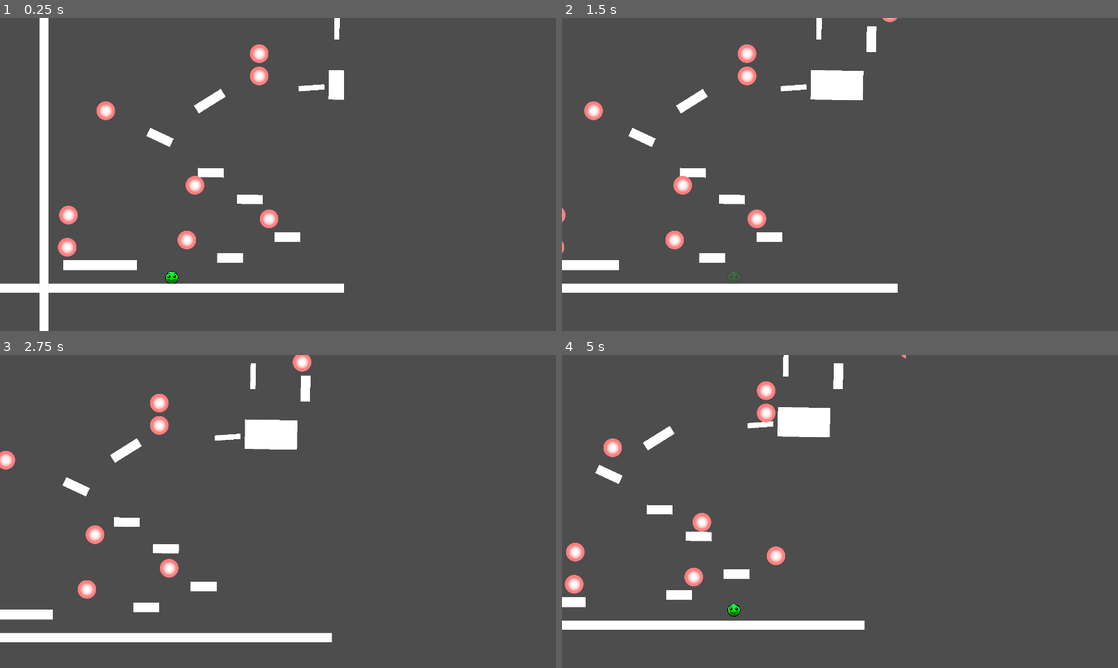
Above: before the commit, frames 1-4 (two rows, left to right).
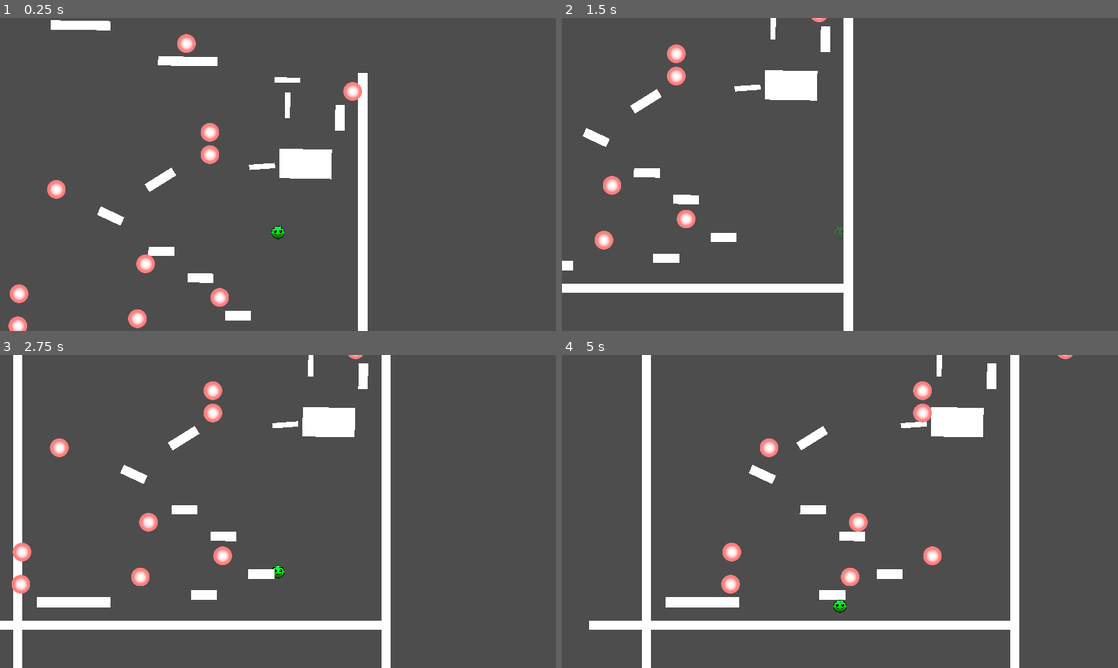
Above: after the commit, the same moments.

Repository: ReusableChopsticks/BreakoutBossfight
Game: Godot game, scene res://scenes/level_1/level.tscn
Same seed, same stepped clock (60 frames per second), same inputs: the game is played once before the commit and once after it. Before the commit the project starts from res://scenes/ui/OLD_game_display.tscn.
Inputs:
- Up to frame 1 (0.25 s): no input
- Up to frame 2 (1.5 s): hold Z (jump) 0.53-1.28 s; hold Right (move_right) from 0.53 s (still down); tap C (dash) at 1.35 s
- Up to frame 3 (2.75 s): tap Z (jump) at 1.52, 1.55, 1.82 s; release Right (move_right) at 2.03 s; hold Left (move_left) from 2.03 s (still down); hold Z (jump) from 2.03 s (still down)
- Up to frame 4 (5 s): release Left (move_left) at 2.78 s; release Z (jump) at 2.78 s; hold Right (move_right) 2.78-4.28 s; tap C (dash) at 2.85, 4.35 s; tap Z (jump) at 3.02, 3.05, 3.32, 4.52, 4.55, 4.82 s; hold Z (jump) 3.53-4.28 s; hold Left (move_left) from 4.28 s (still down)

The runs differ from the first frame. In frame 1, 12% of the frame differs, in the area x 0-67%, y 0-100%; in frame 2, 7.5%; in frame 3, 14%, in the area x 0-71%, y 0-100%; in frame 4, 11%.

Commit message:
wall jump with bugs
TODO: holding jump between walls will chain x velocity switches and make you bounce the other way automatically

Diff:
--- a/entities/player/player.gd
+++ b/entities/player/player.gd
@@ -2,6 +2,7 @@
 
 #region Movement
 @export_group("Movement")
+@export_subgroup("Basic Controls")
 # base move speed
 @export var move_speed = 200
 @export var jump_velocity = -400.0
@@ -12,6 +13,14 @@
 @export_range(0.0, 1.0) var friction_lerp: float = 1
 # how fast you stop in air
 @export_range(0.0, 1.0) var air_friction_lerp: float = 1
+@export_subgroup("Wall Jump")
+@export var wall_jump_pushback = 300.0
+@export_range(0.0, 1.0) var wall_slide_lerp: float = 1
+@export var max_wall_slide_velocity: float = 1000
+var has_wall_jump_buffer: bool = false
+# touching left (>0) or right wall (<0)
+var wall_normal = Vector2.ZERO
+
 @export_subgroup("Apex Bonuses")
 # how much to cut off your y velocity after releasing jump / hit ceiling
 @export_range(0, 1) var release_cancel_mult: float = 0.2
@@ -32,6 +41,7 @@
 @onready var jump_hold_timer: Timer = $Timers/JumpHoldTimer
 @onready var coyote_timer: Timer = $Timers/CoyoteTimer
 @onready var buffer_timer: Timer = $Timers/BufferTimer
+@onready var wall_jump_buffer_timer: Timer = $Timers/WallJumpBufferTimer
 # this is not for character animation, but controls dash timings precisely
 @onready var dash_anim: AnimationPlayer = $Animators/DashAnimationPlayer
 
@@ -45,6 +55,7 @@
 var is_dashing = false
 # tracks if floor has just been left
 var last_floor
+var last_wall
 # left (-1) or right (1)
 var facing_dir = 1
 #endregion
@@ -57,18 +68,27 @@
 	handle_coyote()
 	handle_buffer()
 
+#region Jump
 # handles has_coyote variable
 func handle_coyote():
 	# detect the frame the player leaves the floor
 	if last_floor == true and is_on_floor() == false:
 		has_coyote = true
 		coyote_timer.start()
+	# detect the frame the player leaves a wall
+	elif last_wall == true and is_on_wall_only() == false:
+		has_coyote = true
+		coyote_timer.start()
 	last_floor = is_on_floor()
+	last_wall = is_on_wall_only()
 
 func handle_buffer():
 	if Input.is_action_just_pressed("jump") and not is_on_floor():
 		has_buffer = true
 		buffer_timer.start()
+	elif Input.is_action_just_pressed("jump") and is_on_wall_only():
+		has_wall_jump_buffer = true
+		wall_jump_buffer_timer.start()
 
 func handle_jump():
 	# jump if on floor or coyote time active
@@ -87,24 +107,55 @@
 
 func execute_jump():
 	is_jumping = true
-	velocity.y = jump_velocity * 2
+	velocity.y = jump_velocity
 	can_hold_jump = true
 	jump_hold_timer.start()
 	has_coyote = false
+	has_buffer = false
 
 func release_jump():
 	is_jumping = false
+	is_wall_jumping = false
 	can_hold_jump = false
 	velocity.y *= release_cancel_mult
+#endregion
+
+#region WallJump
+var wall_jump_time = 0
+var is_wall_jumping = false
+var last_wall_normal = Vector2.ZERO
+func handle_wall_jump():
+	print("norm: " + str(wall_normal.x))
+	print("last: " + str(last_wall_normal.x))
+	if is_wall_jumping:
+		if wall_normal.x != last_wall_normal.x:
+			release_jump()
+		else:
+			velocity.x = wall_jump_pushback * last_wall_normal.x
+	if is_on_wall_only():
+		# wall slide
+		if (Input.is_action_pressed("move_left") or Input.is_action_pressed("move_right")):
+			velocity.y = lerpf(velocity.y, max_wall_slide_velocity, wall_slide_lerp)
+		if Input.is_action_just_pressed("jump") or has_buffer or has_coyote:
+			execute_jump()
+			is_wall_jumping = true
+			last_wall_normal = wall_normal
+			$Timers/WallJumpXBoostTimer.start()
+#endregion
 
 func handle_gravity(delta):
 	# only apply gravity multiplier if within jump apex
-	var y_apex_mod = apex_grav_multiplier if velocity.y < apex_range and velocity.y > -apex_range else 1
+	var y_apex_mod = apex_grav_multiplier if (
+				velocity.y < apex_range
+				and velocity.y > -apex_range
+				and not is_on_wall()
+						) else 1
 	# upon jump release, add force downwards
 	if not Input.is_action_pressed("jump") and velocity.y < 0:
 		release_jump()
 	# apply gravity if in air while clamping to max fall speed
 	if not is_on_floor():
+		# basically unlimited up velocity explaining the -999999
 		velocity.y = clampf(velocity.y + (gravity * delta * y_apex_mod), -999999, max_fall_velocity)
 
 func handle_direction():
@@ -123,6 +174,7 @@
 	if velocity.y < apex_range and velocity.y > -apex_range and velocity.y != 0:
 		velocity.x = lerpf(velocity.x, velocity.x * apex_x_multiplier, 0.5)
 
+#region Dash
 func handle_dash():
 	if Input.is_action_just_pressed("dash") and can_dash and not dash_anim.is_playing():
 		execute_dash()
@@ -140,15 +192,19 @@
 
 func set_invincible(value: bool):
 	is_invincible = value
+#endregion
 
 func _physics_process(delta):
 	check_collisions()
 	handle_jump()
 	handle_gravity(delta)
 	handle_direction()
+	#handle_wall_jump()
 	handle_dash()
+
 	#print(velocity)
 	move_and_slide()
+	wall_normal = get_wall_normal()
 
 
 func _on_jump_hold_timer_timeout():
@@ -161,3 +217,9 @@
 
 func _on_buffer_timer_timeout():
 	has_buffer = false
+
+func _on_wall_jump_buffer_timer_timeout():
+	has_wall_jump_buffer = false
+
+func _on_wall_jump_x_boost_timer_timeout():
+	is_wall_jumping = false
--- a/entities/player/player.tscn
+++ b/entities/player/player.tscn
@@ -4,7 +4,7 @@
 [ext_resource type="Script" path="res://entities/player/player.gd" id="1_pe5m7"]
 
 [sub_resource type="RectangleShape2D" id="RectangleShape2D_hs8eb"]
-size = Vector2(20, 31.4634)
+size = Vector2(27.9024, 30.3902)
 
 [sub_resource type="Animation" id="Animation_bg51y"]
 resource_name = "RESET"
@@ -96,6 +96,9 @@
 move_lerp = 0.895
 friction_lerp = 0.549
 air_friction_lerp = 0.216
+wall_jump_pushback = 4000.0
+wall_slide_lerp = 0.85
+max_wall_slide_velocity = 3000.0
 apex_range = 138.095
 apex_grav_multiplier = 0.145
 apex_x_multiplier = 1.143
@@ -106,7 +109,7 @@
 texture = ExtResource("1_ly0om")
 
 [node name="Hitbox" type="CollisionShape2D" parent="."]
-position = Vector2(0, 5.73171)
+position = Vector2(0, 5.19513)
 shape = SubResource("RectangleShape2D_hs8eb")
 
 [node name="Camera2D" type="Camera2D" parent="."]
@@ -122,7 +125,13 @@
 wait_time = 0.1
 
 [node name="BufferTimer" type="Timer" parent="Timers"]
-wait_time = 0.5
+wait_time = 0.3
+
+[node name="WallJumpBufferTimer" type="Timer" parent="Timers"]
+wait_time = 0.1
+
+[node name="WallJumpXBoostTimer" type="Timer" parent="Timers"]
+wait_time = 0.38
 
 [node name="DashCooldownTimer" type="Timer" parent="Timers"]
 wait_time = 0.2
@@ -138,3 +147,5 @@
 [connection signal="timeout" from="Timers/JumpHoldTimer" to="." method="_on_jump_hold_timer_timeout"]
 [connection signal="timeout" from="Timers/CoyoteTimer" to="." method="_on_coyote_timer_timeout"]
 [connection signal="timeout" from="Timers/BufferTimer" to="." method="_on_buffer_timer_timeout"]
+[connection signal="timeout" from="Timers/WallJumpBufferTimer" to="." method="_on_wall_jump_buffer_timer_timeout"]
+[connection signal="timeout" from="Timers/WallJumpXBoostTimer" to="." method="_on_wall_jump_x_boost_timer_timeout"]
--- a/project.godot
+++ b/project.godot
@@ -11,7 +11,7 @@
 [application]
 
 config/name="BreakoutBossfightGame"
-run/main_scene="res://scenes/ui/OLD_game_display.tscn"
+run/main_scene="res://scenes/level_1/level.tscn"
 config/features=PackedStringArray("4.2", "Forward Plus")
 config/icon="res://entities/projectiles/Bullet.png"
 
--- a/scenes/level_1/level.tscn
+++ b/scenes/level_1/level.tscn
@@ -7,12 +7,18 @@
 [node name="Level" type="Node2D"]
 
 [node name="Player" parent="." instance=ExtResource("1_37hb1")]
-position = Vector2(442, 692)
+position = Vector2(979, 197)
 move_speed = 500
 max_fall_velocity = 1000
+wall_jump_pushback = 300.0
+wall_slide_lerp = 0.743
+max_wall_slide_velocity = 100.0
 apex_grav_multiplier = 0.815
 
 [node name="LeftWall" parent="." instance=ExtResource("2_loud2")]
+
+[node name="LeftWall18" parent="." instance=ExtResource("2_loud2")]
+position = Vector2(1272, 479)
 
 [node name="LeftWall2" parent="." instance=ExtResource("2_loud2")]
 position = Vector2(543, 752)
